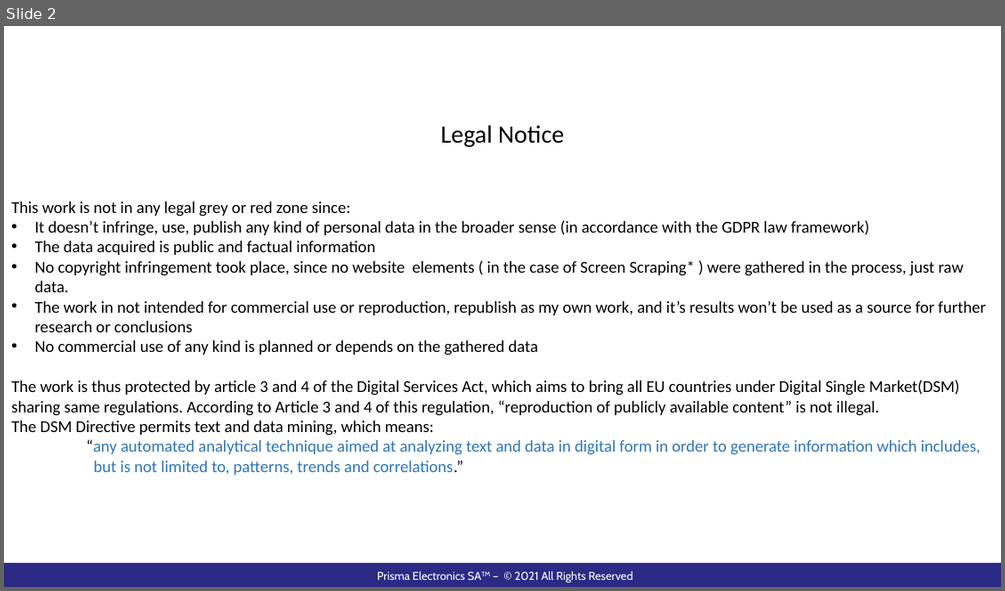
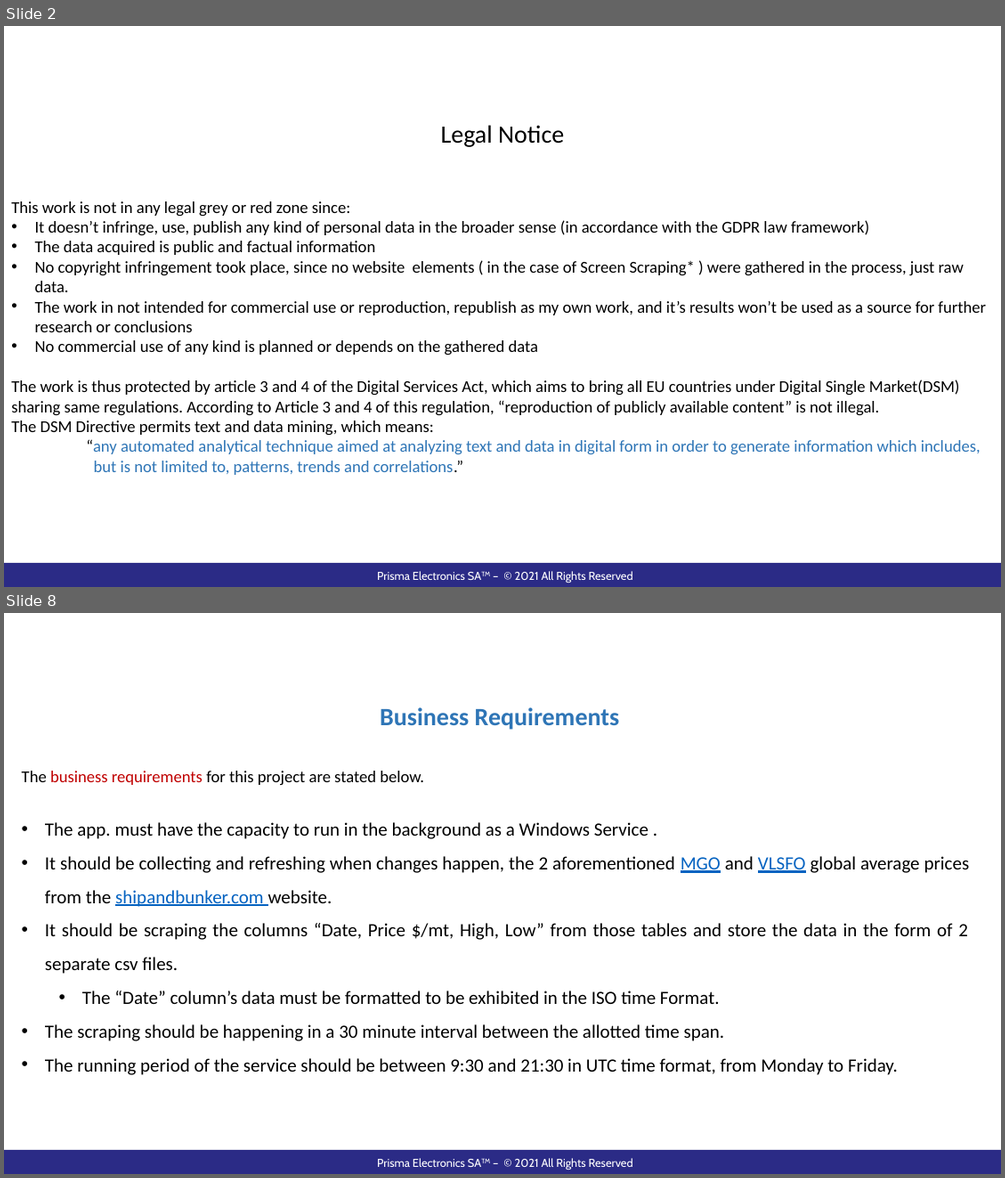
Before and after one commit to pazo0z0o/WorkRelatedLearning, a slide deck: ShipBunkerWindowsService/Documentation/WebScraperPresentation.pptx. Shown one above the other, each under a label of ours: slide 2 before the commit, slides 2 and 8 after it; the slides between them are not shown. The pictures are 1005x591 and 1005x1178 pixels, drawn with LibreOffice and Linux fonts; fonts in the diff are those of the drawing; background and template pictures are left out. Boxes give left, top, right and bottom in pixels: in the first picture for what was removed or moved away, otherwise in the second. Text is boxed around its words. In the diff, an @@ line names an element or a change of style, - is before the commit and + after.

Commit message:
minor formating

```diff
--- a/ShipBunkerWindowsService/Documentation/WebScraperPresentation.pptx
+++ b/ShipBunkerWindowsService/Documentation/WebScraperPresentation.pptx
@@ slide 8 added at [4,613,1001,1174], background #FFFFFF; not listed: 2 template elements that a slide beside it also shows @@
@@ text added at [380,707,620,730], 24 pt, text #2E75B6, bold @@
+Business Requirements
@@ text added at [22,771,970,1075], 18 pt, text #000000 @@
+The business requirements for this project are stated below.
+• The app. must have the capacity to run in the background as a Windows Service .
+• It should be collecting and refreshing when changes happen, the 2 aforementioned MGO and VLSFO global average prices from the shipandbunker.com website.
+• It should be scraping the columns “Date, Price $/mt, High, Low” from those tables and store the data in the form of 2 separate csv files.
+  • The “Date” column’s data must be formatted to be exhibited in the ISO time Format.
+• The scraping should be happening in a 30 minute interval between the allotted time span.
+• The running period of the service should be between 9:30 and 21:30 in UTC time format, from Monday to Friday.
```
Also in this commit, not shown: 3 slides changed, 3 other slides added, 1 slide removed, 1 other file.
